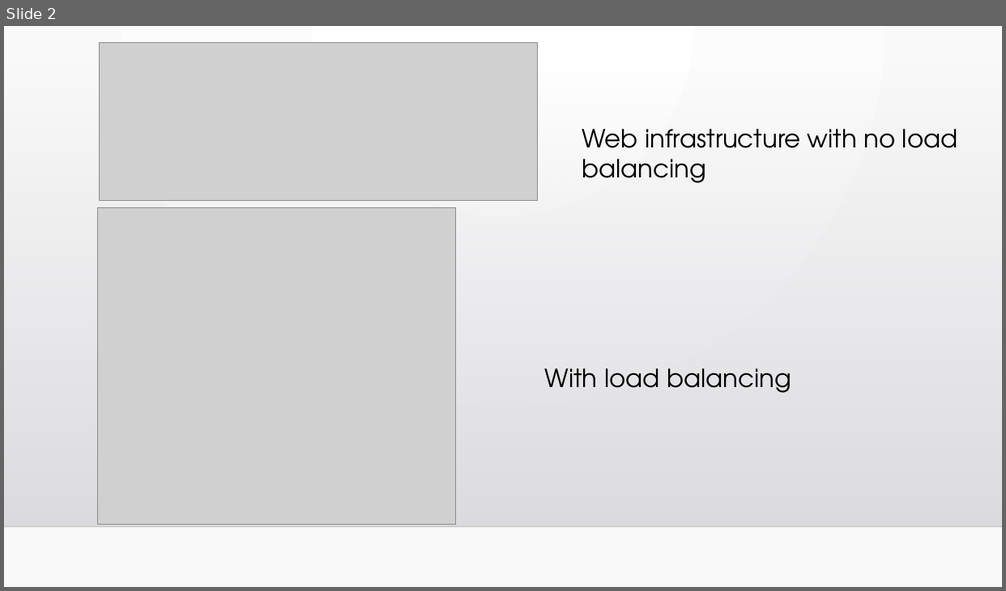
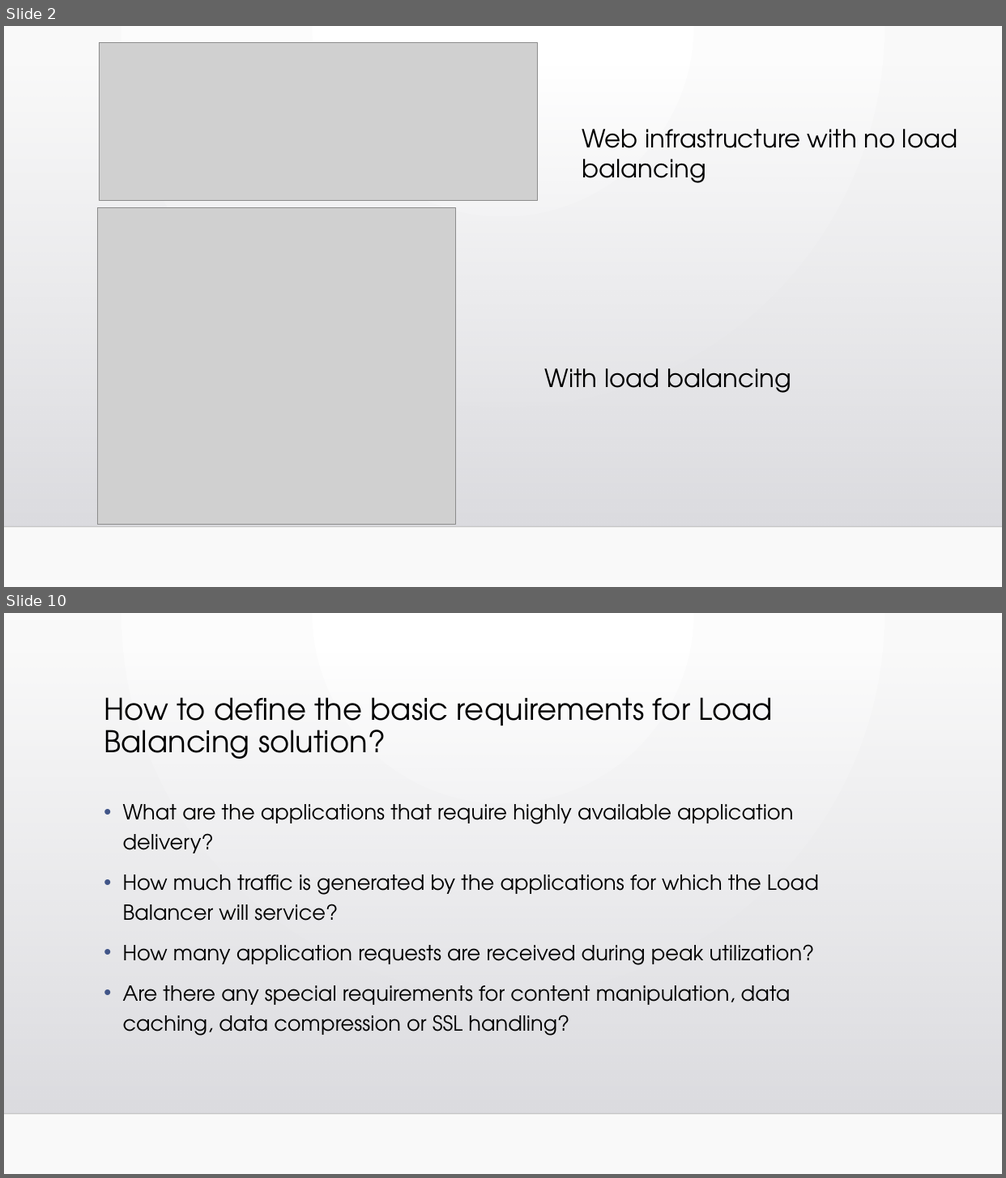
Before and after one commit to shishirkulkarni/DistributedSystems, a slide deck: Homework 9 - Distributed Applications/load_balancer.pptx. Shown one above the other, each under a label of ours: slide 2 before the commit, slides 2 and 10 after it; the slides between them are not shown. The pictures are 1006x591 and 1006x1178 pixels, drawn with LibreOffice and Linux fonts; fonts in the diff are those of the drawing; grey boxes stand for pictures; background and template pictures are left out. Boxes give left, top, right and bottom in pixels: in the first picture for what was removed or moved away, otherwise in the second. Text is boxed around its words. In the diff, an @@ line names an element or a change of style, - is before the commit and + after.

```diff
--- a/Homework 9 - Distributed Applications/load_balancer.pptx
+++ b/Homework 9 - Distributed Applications/load_balancer.pptx
@@ slide 10 added at (4, 613, 1002, 1174), background gradient #FFFFFF to #FAFAFA; not listed: 2 template elements that a slide beside it also shows @@
@@ title added at (104, 697, 773, 759), 28.8 pt, text #000000 @@
+How to define the basic requirements for Load Balancing solution?
@@ text added at (123, 804, 819, 1036), 20 pt, text #000000 @@
+• What are the applications that require highly available application delivery?
+• How much traffic is generated by the applications for which the Load Balancer will service?
+• How many application requests are received during peak utilization?
+• Are there any special requirements for content manipulation, data caching, data compression or SSL handling?
```
Also in this commit, not shown: 5 slides changed, 7 other slides added, 1 slide removed.
